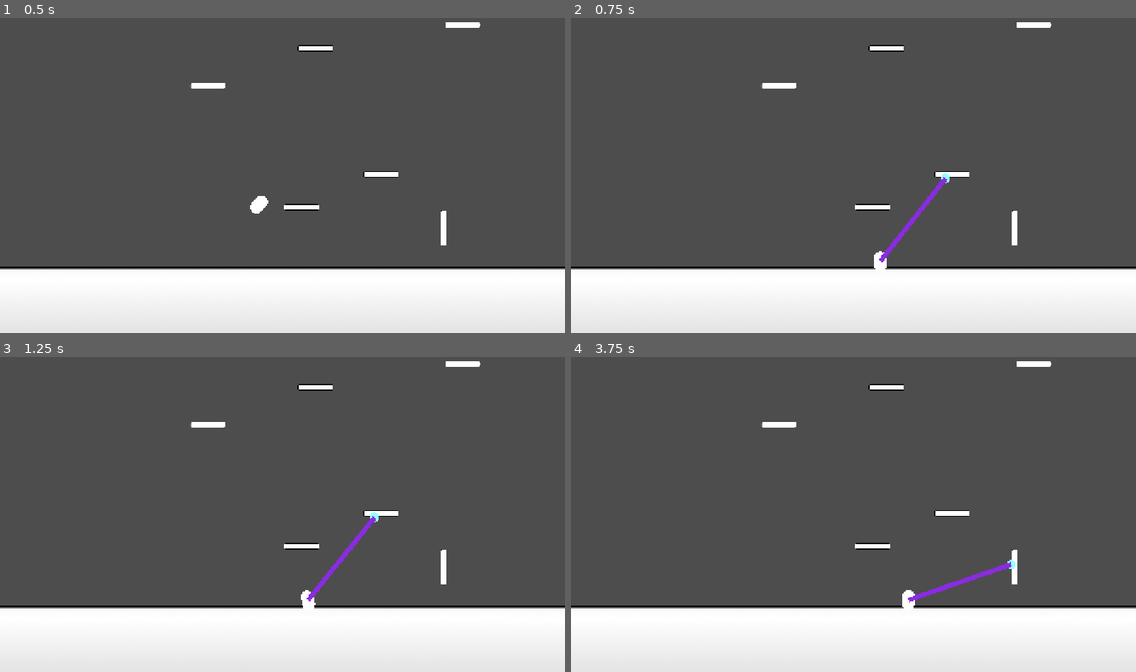
Above: before the commit, frames 1-4 (two rows, left to right).
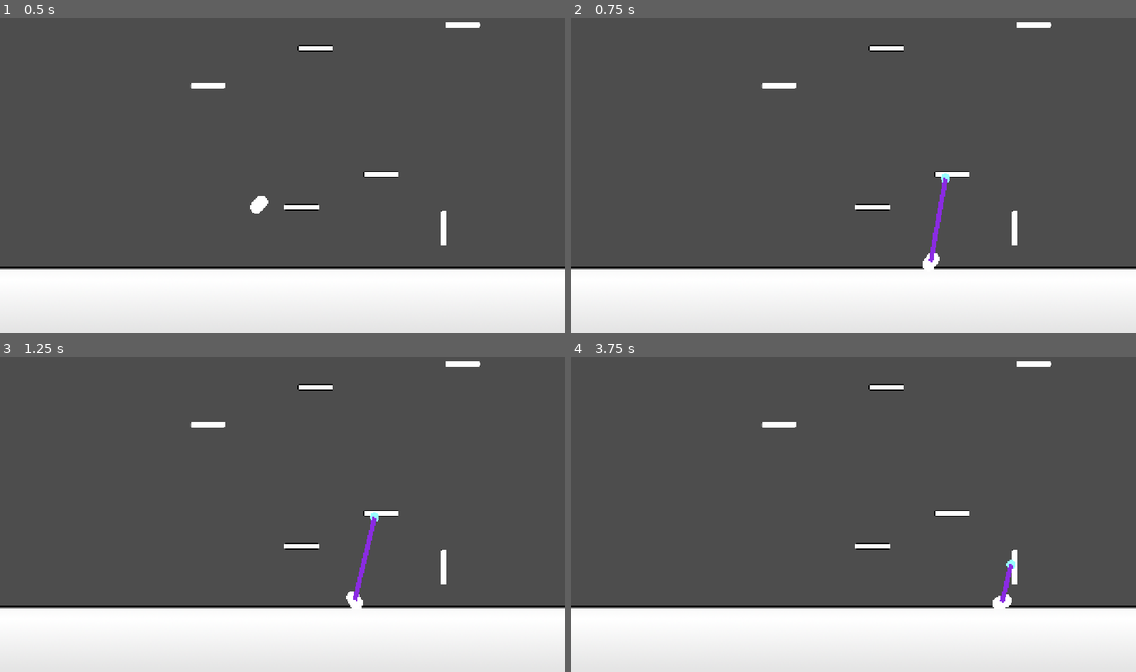
Above: after the commit, the same moments.

Repository: MisterIXI/godot-wildjam-80
Game: Godot game, scene res://scenes/_debug/robbi/world.tscn
Same seed, same stepped clock (60 frames per second), same inputs: the game is played once before the commit and once after it. This scene is started directly instead of the project's main scene.
Inputs (mouse positions are in pixels of both pictures, inside the frame that each line leads up to):
- Up to frame 1 (0.5 s): no input
- Up to frame 2 (0.75 s): move the mouse to (977, 159) at 0.52 s; press the mouse at (977, 159) at 0.53 s; hold D (move_right) from 0.53 s (still down)
- Up to frame 3 (1.25 s): keep holding D (move_right)
- Up to frame 4 (3.75 s): move the mouse to (740, 530) at 1.27 s; release D (move_right) at 1.28 s; release the mouse at (740, 530) at 1.28 s; hold A (move_left) 1.28-2.03 s; click (740, 530) at 1.35 s; move the mouse to (910, 442) at 2.02 s; press the mouse at (910, 442) at 2.03 s; hold D (move_right) 2.03-3.53 s; move the mouse to (825, 577) at 2.77 s; release the mouse at (825, 577) at 2.78 s; click (825, 577) at 2.85 s; tap Enter at 3.5 s; move the mouse to (1023, 561) at 3.52 s; press the mouse at (1023, 561) at 3.53 s; hold A (move_left) from 3.53 s (still down)

Frame 1 is identical in both runs. In frame 2, 0.7% of the frame differs, in the area x 53-67%, y 50-80%; in frame 3, 0.7%; in frame 4, 0.6%.

Commit message:
fixing_boost_while_hooking

Diff:
--- a/scenes/_debug/robbi/_player.gd
+++ b/scenes/_debug/robbi/_player.gd
@@ -2,9 +2,10 @@
 var _toilette_paper_scene  : PackedScene = preload("res://scenes/_debug/robbi/toilette_paper.tscn")
 const TOILETTE_PAPER_RANGE : float  =400.0
 const TOILETTE_PAPER_LENGTH_FACTOR : float = 0.2
-const TOILETTE_PAPER_STIFFNESS :float = 50.0
-const TOILETTE_DAMPING :float  = 5.0
-const TOILETTE_BOOST_POWER :float =200
+const TOILETTE_PAPER_STIFFNESS :float = 20.0
+const TOILETTE_DAMPING :float  = 0.5
+
+const TOILETTE_BOOST_POWER :float =400
 
 var _paper_joint :  DampedSpringJoint2D =null
 var _line2d : Line2D = null
@@ -41,17 +42,16 @@
 		_handle_moving()
 	## Shoot Toilette paper
 	if event.is_action_pressed("toilette_paper"):
-		# print("shoot toilette paper")
+		_handle_shoot()
+
+	if event.is_action_released("toilette_paper"):
 		if _current_paper_instance.visible:
 			_remove_toilette_paper()
 
-		_handle_shoot()
-
-	# if event.is_action_released("toilette_paper"):
-	# 	if _current_paper_instance.visible:
-	# 		_remove_toilette_paper()
 func _handle_moving()->void:
 	apply_impulse(Vector2(-_input_direction, 0), global_position)
+	if _line2d:
+		apply_central_impulse(Vector2(-_input_direction, 0))
 
 func _boost_to_target()->void:
 	apply_central_impulse((global_position.direction_to(_current_paper_instance.global_position)* TOILETTE_BOOST_POWER))
--- a/scenes/_debug/robbi/toilette_paper.tscn
+++ b/scenes/_debug/robbi/toilette_paper.tscn
@@ -21,3 +21,4 @@
 
 [node name="CollisionShape2D" type="CollisionShape2D" parent="."]
 shape = SubResource("CircleShape2D_d1chr")
+disabled = true
